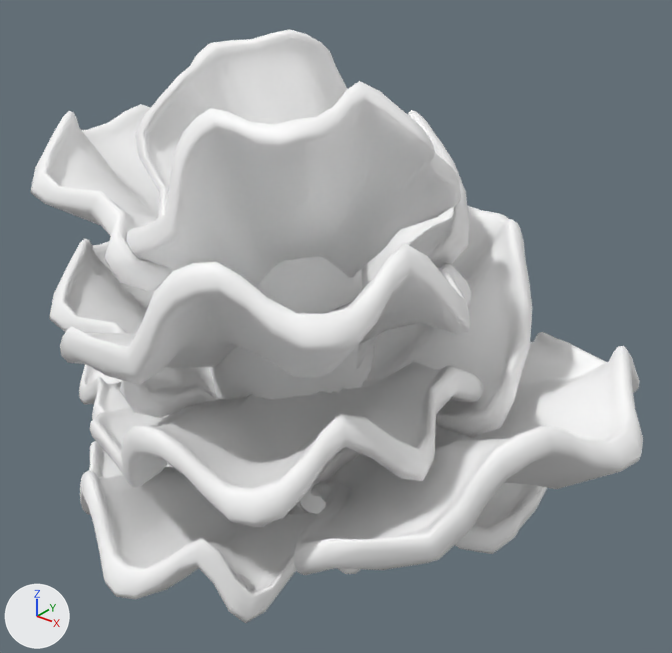
Two versions of the FBX model Assets/Models/Nature/Foliage/Corals LODS/coral_14.fbx, one commit apart.
Rendered twice from a camera (50 mm lens) standing at (7.728, -2.966, 0.778) and looking at (7.051, -2.12, 0.253). Arrows for +X, +Y and +Z are at lower left; the lights stay in place. Objects named as collision shapes, trigger or cutter boxes, shadow casters or lower levels of detail are left out. Where no turn or scale is listed for an object, it has been applied to the vertices. Vertices at the same position are counted once.

Objects in the first picture: 'Coral_14_LOD0'.
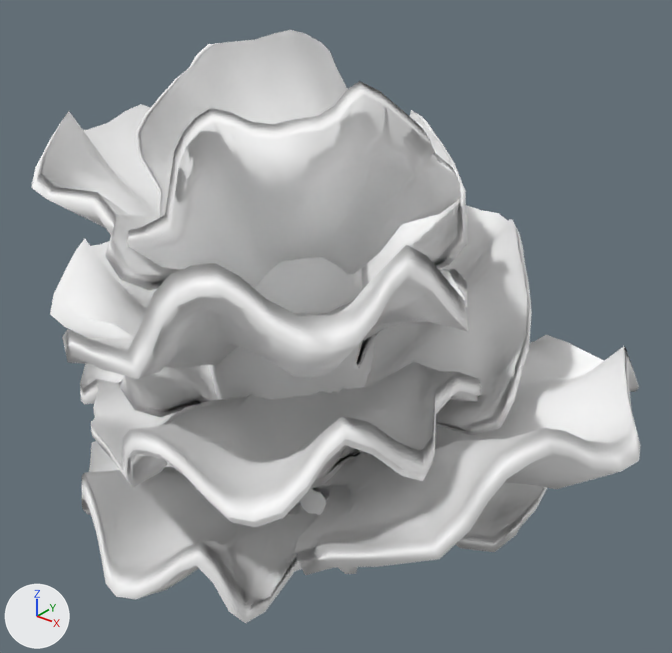
Where the newer file only moved an object's origin or applied its transform, the numbers keep the older frame.

Boxes [x1, y1, x2, y2] around the edits, measured in the pictures (672 x 653 px):
'Coral_14_LOD0', reshaped: before [31, 30, 643, 623]; after [31, 30, 641, 623]
part 1 of me_mesh, deleted: before [31, 30, 643, 623]

What the commit changed:
me_mesh is used by ob_coral_14_lod0; location (7.049, -2.109, 0.274).
me_mesh had 9791 vertices, 9760 faces and spanned x -0.408..0.408, y -0.377..0.377, z -0.338..0.338.
me_mesh now has 4303 vertices, 4324 faces and spans x -0.405..0.407, y -0.376..0.377, z -0.338..0.338.
me_mesh part 1: 5488 vertices removed from x -0.408..0.408, y -0.377..0.376, z -0.335..0.337.
